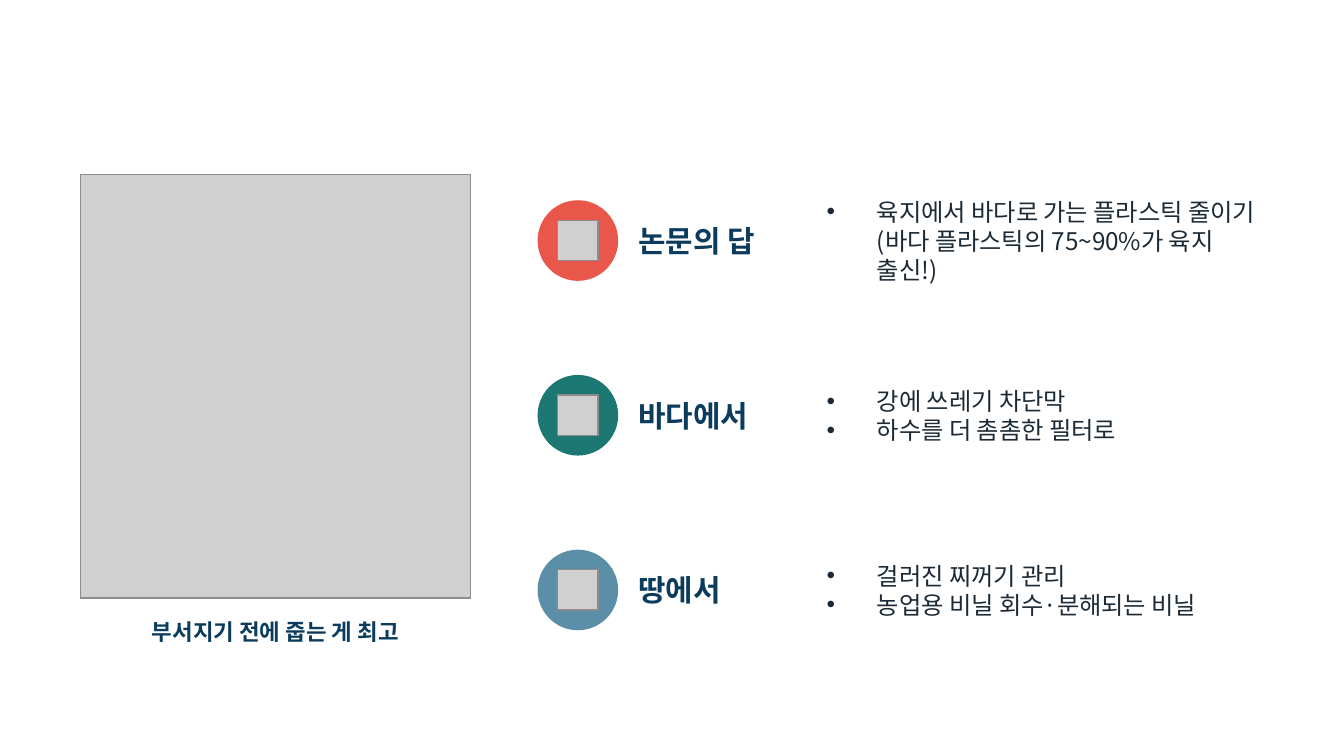
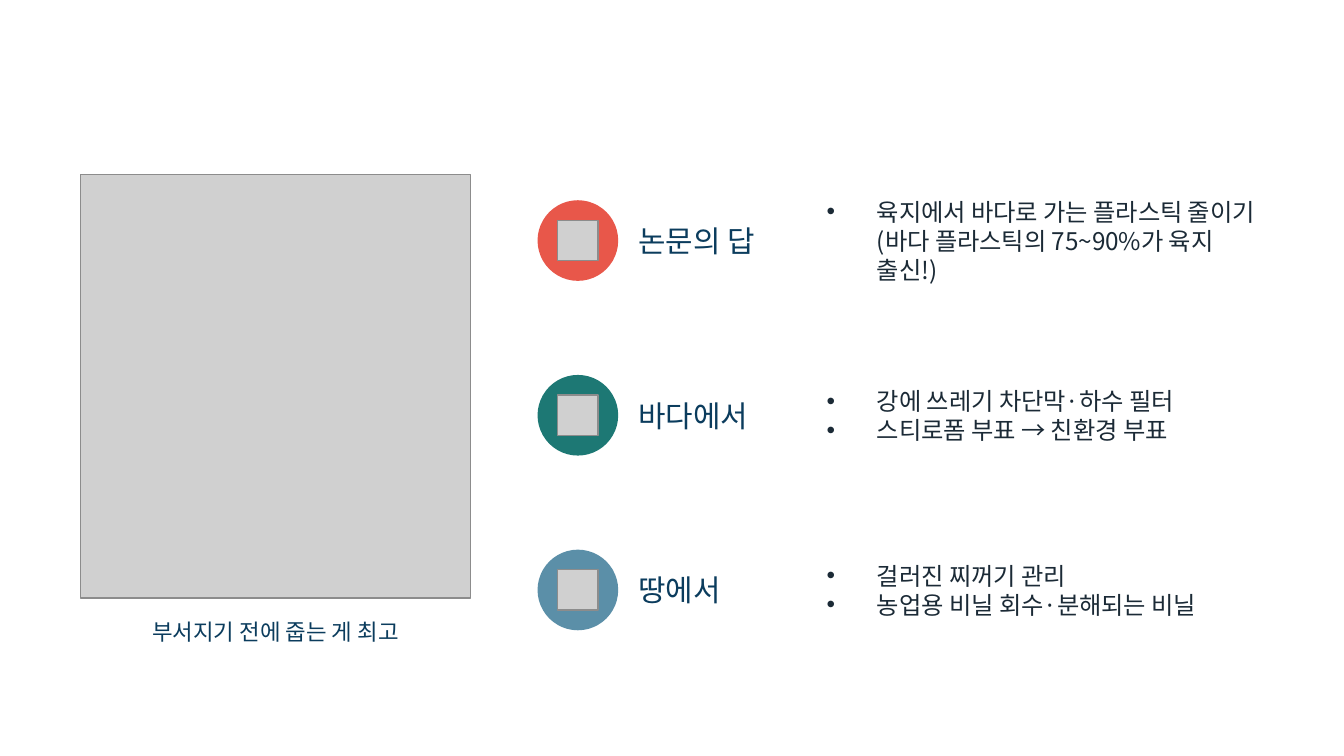
Before and after one commit to packsunjin/Graph, a slide deck: slide 13 of reports/미세플라스틱_발표_10605_박선진.pptx (slide 11 before the commit). Drawn at 1344x756 pixels with LibreOffice and Linux fonts; fonts in the diff are those of the drawing; grey boxes stand for pictures; background and template pictures are left out. Boxes give left, top, right and bottom in pixels: in the first picture for what was removed or moved away, otherwise in the second. Text is boxed around its words. In the diff, an @@ line names an element or a change of style, - is before the commit and + after.

```diff
--- a/reports/미세플라스틱_발표_10605_박선진.pptx
+++ b/reports/미세플라스틱_발표_10605_박선진.pptx
@@ text at <box>877,390,1174,441</box>: text changed @@
-• 강에 쓰레기 차단막
-• 하수를 더 촘촘한 필터로
+• 강에 쓰레기 차단막·하수 필터
+• 스티로폼 부표 → 친환경 부표
@@ bold off in 4 elements at <box>152,621,399,642</box>, <box>638,227,754,255</box>, <box>638,402,748,430</box>, <box>638,576,720,604</box> @@
```
Also in this commit, not shown: 13 other slides changed, 2 slides added, 1 other file.
